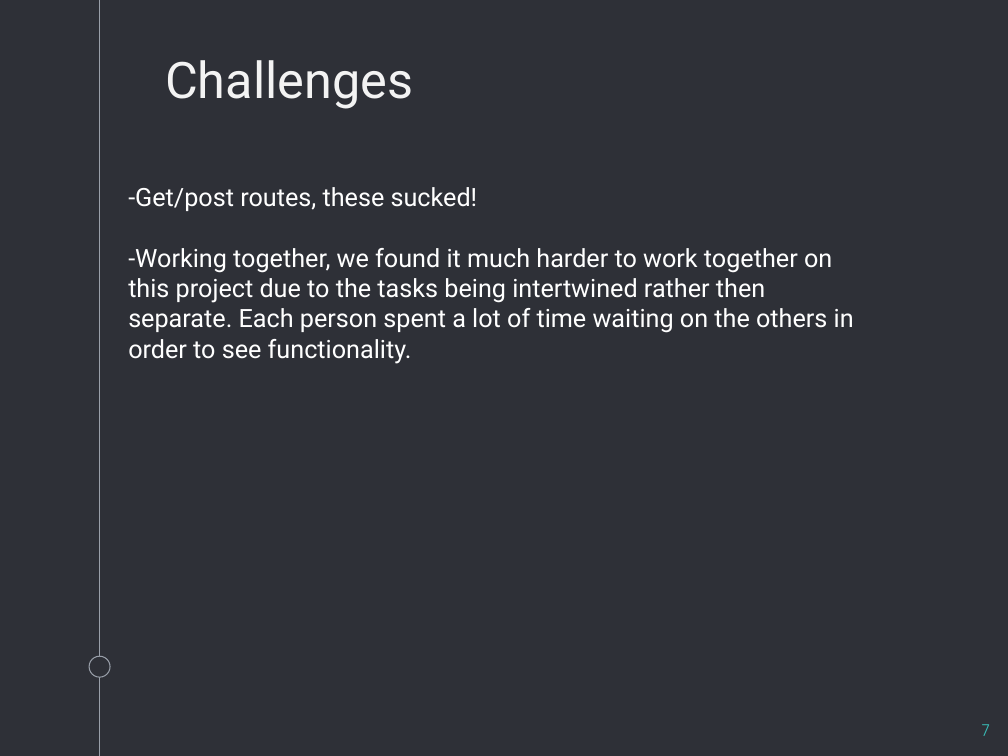
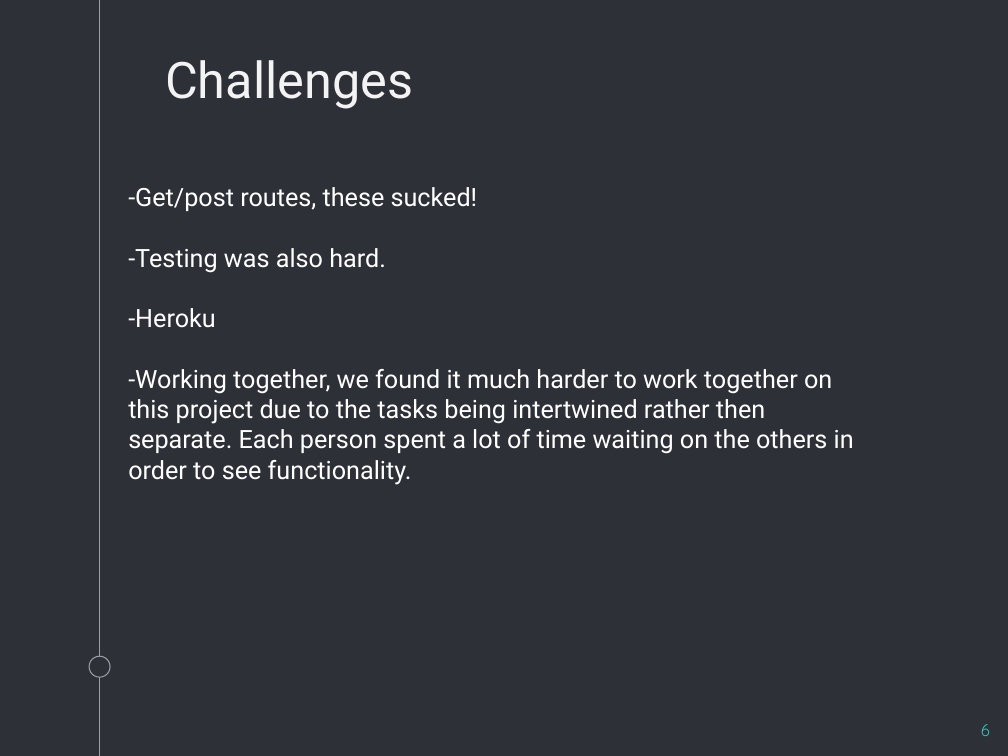
Before and after one commit to xTurbeaux/project2, a slide deck: slide 6 of car finder-3.pptx (slide 7 before the commit). Drawn at 1008x756 pixels with LibreOffice and Linux fonts; fonts in the diff are those of the drawing. Boxes give left, top, right and bottom in pixels: in the first picture for what was removed or moved away, otherwise in the second. Text is boxed around its words. In the diff, an @@ line names an element or a change of style, - is before the commit and + after.

```diff
--- a/car finder-3.pptx
+++ b/car finder-3.pptx
@@ text at (128, 248, 386, 328): paragraphs added @@
+-Testing was also hard.
+-Heroku
@@ page number at (981, 724, 990, 736): text changed @@
-7
+6
```
Also in this commit, not shown: 2 other slides changed, 2 slides added, 1 slide removed.
